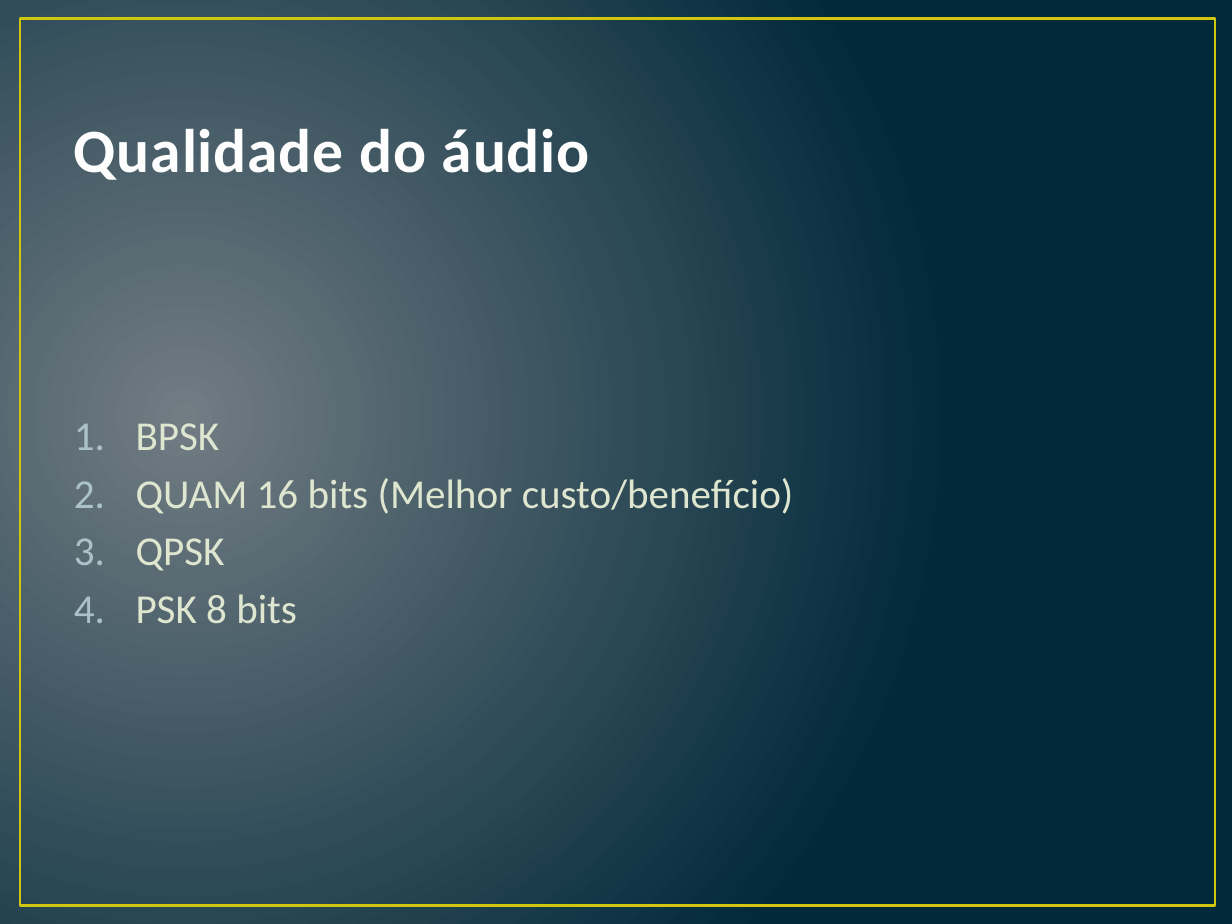
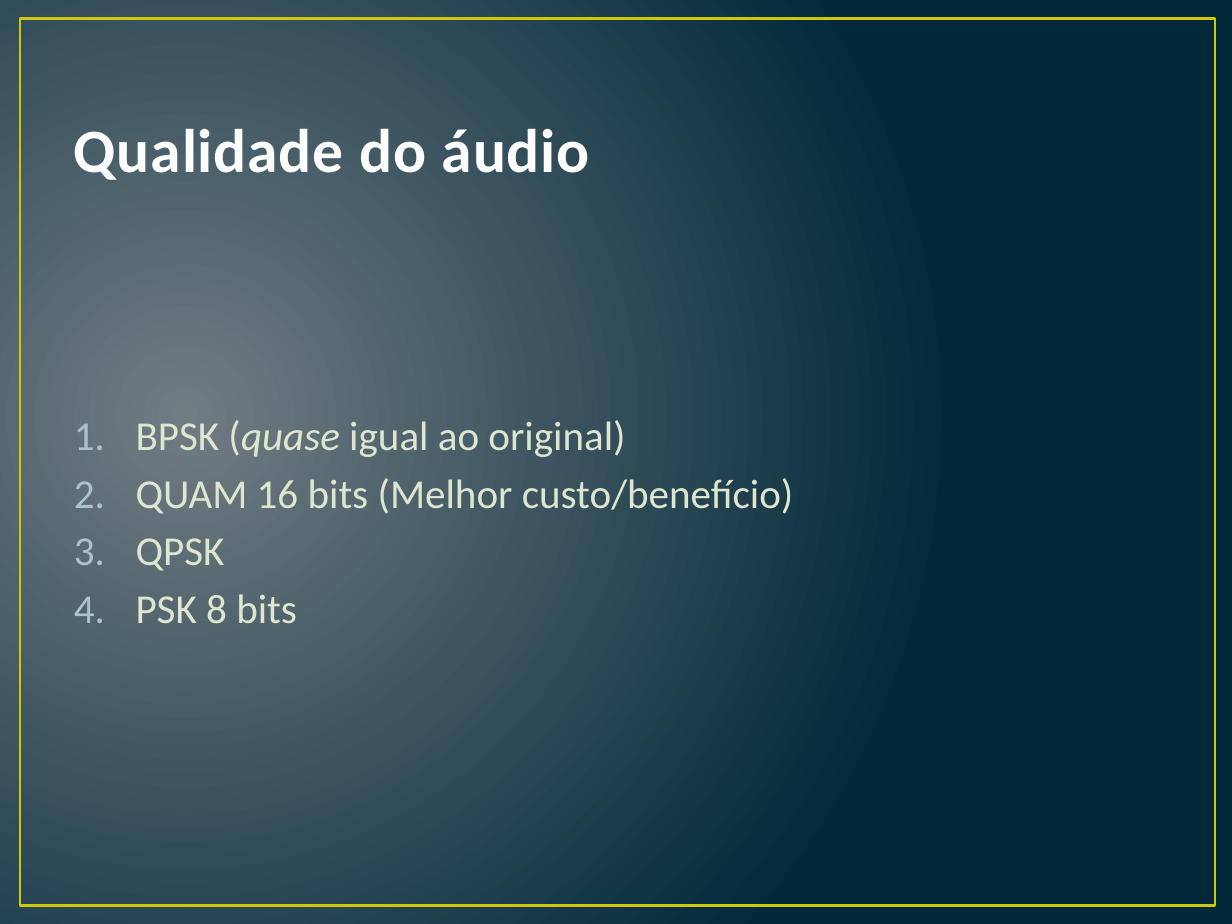
Before and after one commit to danchieta/comDigitais2016, a slide deck: slide 14 of COMUNICAÇÕES DIGITAIS.pptx (slide 10 before the commit). Drawn at 1232x924 pixels with LibreOffice and Linux fonts; fonts in the diff are those of the drawing. Boxes give left, top, right and bottom in pixels: in the first picture for what was removed or moved away, otherwise in the second. Text is boxed around its words. In the diff, an @@ line names an element or a change of style, - is before the commit and + after.

```diff
--- a/COMUNICAÇÕES DIGITAIS.pptx
+++ b/COMUNICAÇÕES DIGITAIS.pptx
@@ text at bbox=[136, 420, 625, 457]: text changed @@
-1. BPSK
+1. BPSK (quase igual ao original)
```
Also in this commit, not shown: 2 other slides changed, 4 slides added, 2 other files.
